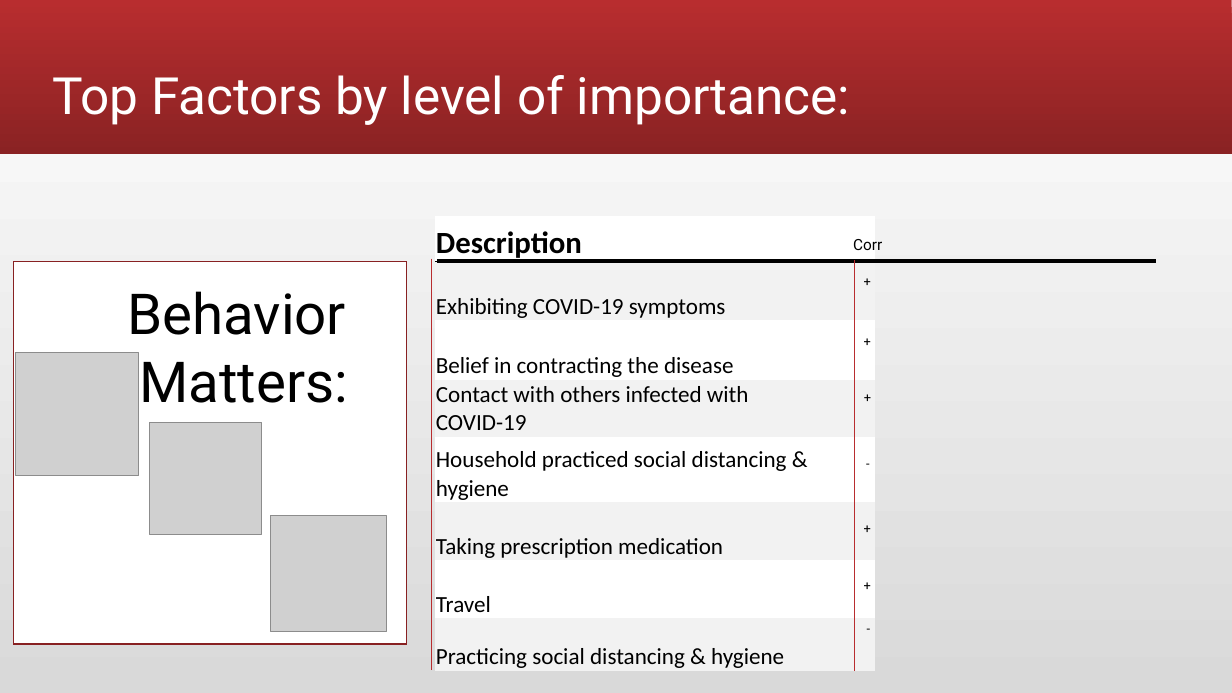
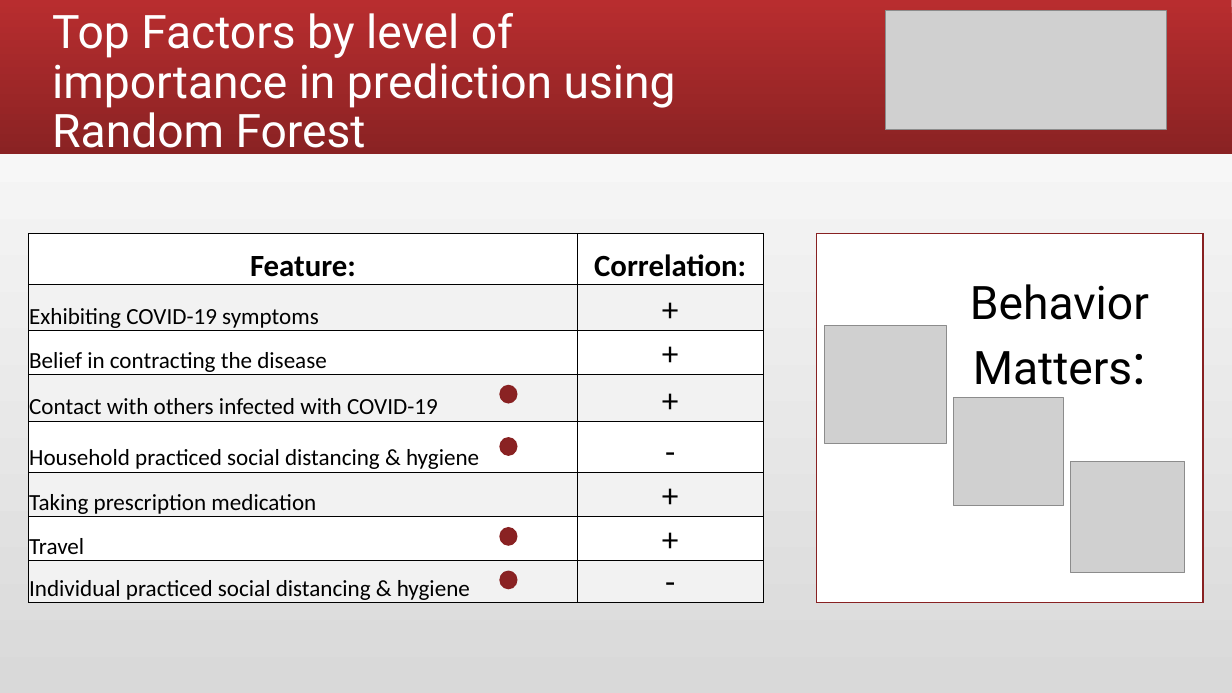
Before and after one commit to andiosika/Binomial-Classification-Ranom-Forest-hyper-imbalance, a slide deck: slide 9 of Covid19Preso.pptx. Drawn at 1232x693 pixels with LibreOffice and Linux fonts; fonts in the diff are those of the drawing; grey boxes stand for pictures. Boxes give left, top, right and bottom in pixels: in the first picture for what was removed or moved away, otherwise in the second. Text is boxed around its words. In the diff, an @@ line names an element or a change of style, - is before the commit and + after.

```diff
--- a/Covid19Preso.pptx
+++ b/Covid19Preso.pptx
@@ title at (52,13,676,159): text changed; size 40 to 36 pt @@
-Top Factors by level of importance:
+Top Factors by level of importance in prediction using Random Forest
@@ picture added at (885,11,1166,130) @@
@@ table at (29,234,763,604) @@
-column 1: Description | Exhibiting COVID-19 symptoms | Belief in contracting the disease | Contact with others infected with / COVID-19 | Household practiced social distancing & hygiene | Taking prescription medication | Travel | Practicing social distancing & hygiene
+column 1: Feature: | Exhibiting COVID-19 symptoms | Belief in contracting the disease | Contact with others infected with COVID-19 | Household practiced social distancing & hygiene | Taking prescription medication | Travel | Individual practiced social distancing & hygiene
+column 2: Correlation: | + | + | + | - | + | + | -
@@ table: place and size @@
-table at (435,216,875,672)
+table at (29,234,763,604)
@@ rectangle added at (816,234,1203,603), fill #FFFFFF, outline #882123 1 pt, 18 pt, text #FFFFFF @@
+Behavior Matters:
@@ text removed at (853,239,882,250) @@
-Corr
@@ rectangle removed at (14,262,407,644) @@
@@ line removed from (432, 259) to (432, 670) @@
@@ line removed from (437, 262) to (1156, 262) @@
@@ line removed from (855, 261) to (855, 672) @@
@@ text at (970,284,1149,385): text changed; size 44 to 36 pt @@
-Behavior
-Matters:
+Behavior Matters:
@@ picture: place and size @@
-picture at (16,353,139,476)
+picture at (824,325,945,445)
@@ ellipse added at (500,385,517,403), fill #8A2223, outline #882123 1 pt @@
@@ picture: place and size @@
-picture at (150,422,262,534)
+picture at (954,397,1064,506)
@@ ellipse added at (500,438,517,456), fill #8A2223, outline #882123 1 pt @@
@@ picture: place and size @@
-picture at (271,516,387,632)
+picture at (1071,461,1186,573)
@@ ellipse added at (500,528,517,545), fill #8A2223, outline #882123 1 pt @@
@@ ellipse added at (500,571,517,589), fill #8A2223, outline #882123 1 pt @@
@@ group removed at (855,269,901,641): 7 texts @@
-+
-+
-+
-+
-+
--
--
```
Also in this commit, not shown: 2 other slides changed, 3 other files.
